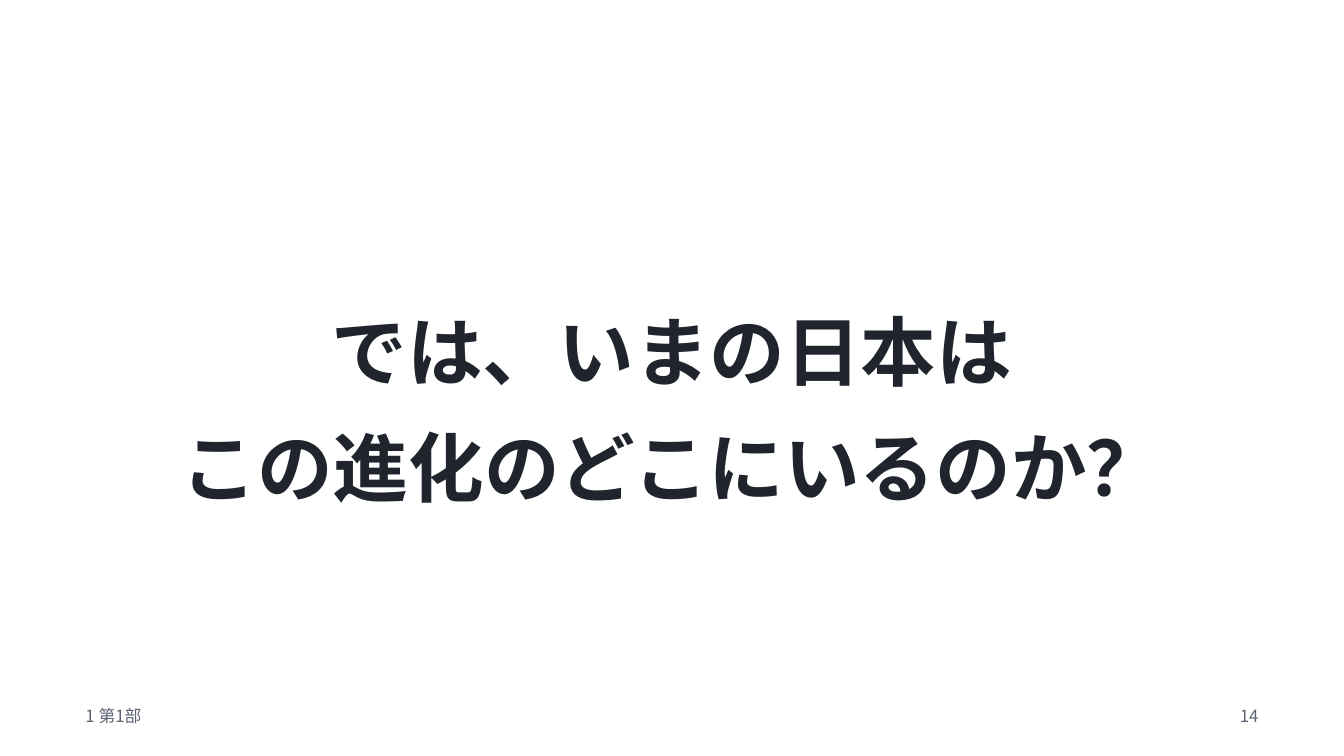
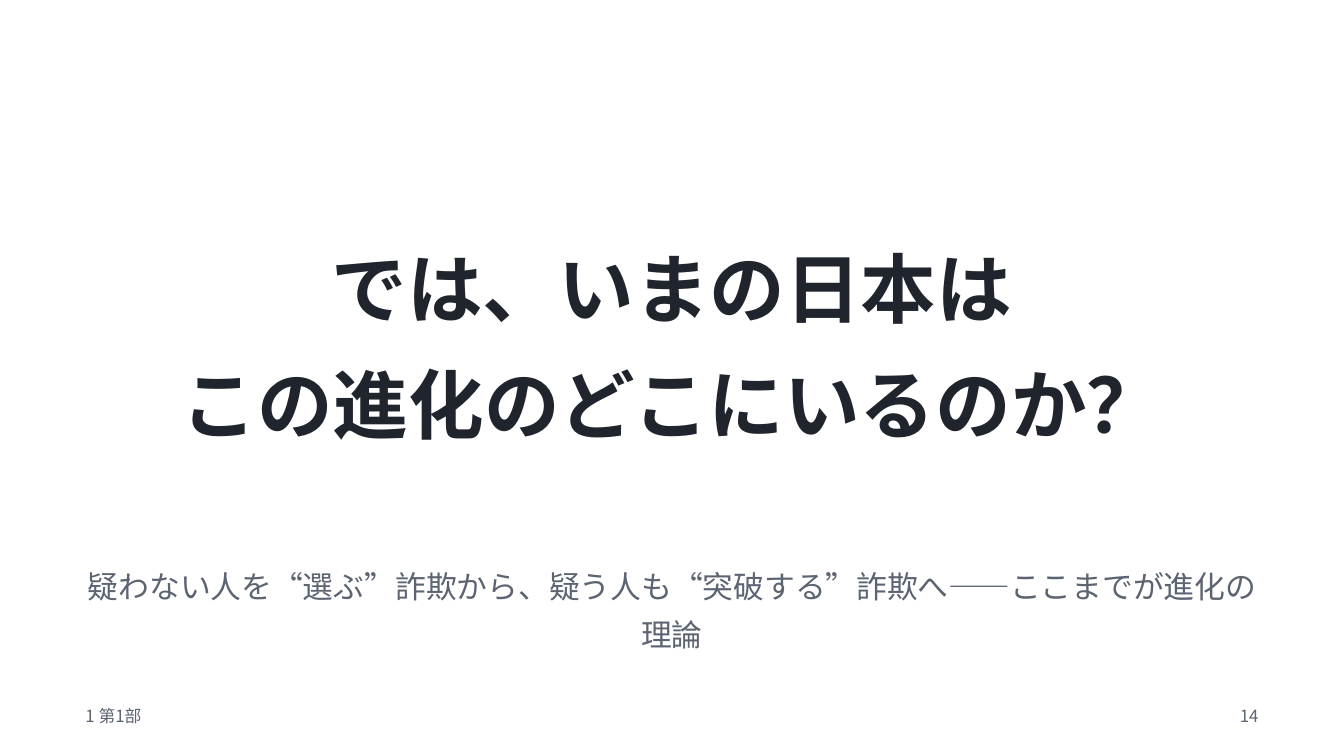
Before and after one commit to meitekku/deepfake-talk-v2, a slide deck: slide 14 of slides/deepfake-talk.pptx. Drawn at 1344x756 pixels with LibreOffice and Linux fonts; fonts in the diff are those of the drawing. Boxes give left, top, right and bottom in pixels: in the first picture for what was removed or moved away, otherwise in the second. Text is boxed around its words. In the diff, an @@ line names an element or a change of style, - is before the commit and + after.

```diff
--- a/slides/deepfake-talk.pptx
+++ b/slides/deepfake-talk.pptx
@@ text "では、いまの日本は": place and size @@
-text "では、いまの日本は" at box(182, 315, 1163, 503)
+text "では、いまの日本は" at box(182, 252, 1163, 440)
@@ text added at box(88, 572, 1256, 649), 22 pt, text #5C6472 @@
+疑わない人を“選ぶ”詐欺から、疑う人も“突破する”詐欺へ——ここまでが進化の理論
```
Also in this commit, not shown: 11 other slides changed, 4 other files.
